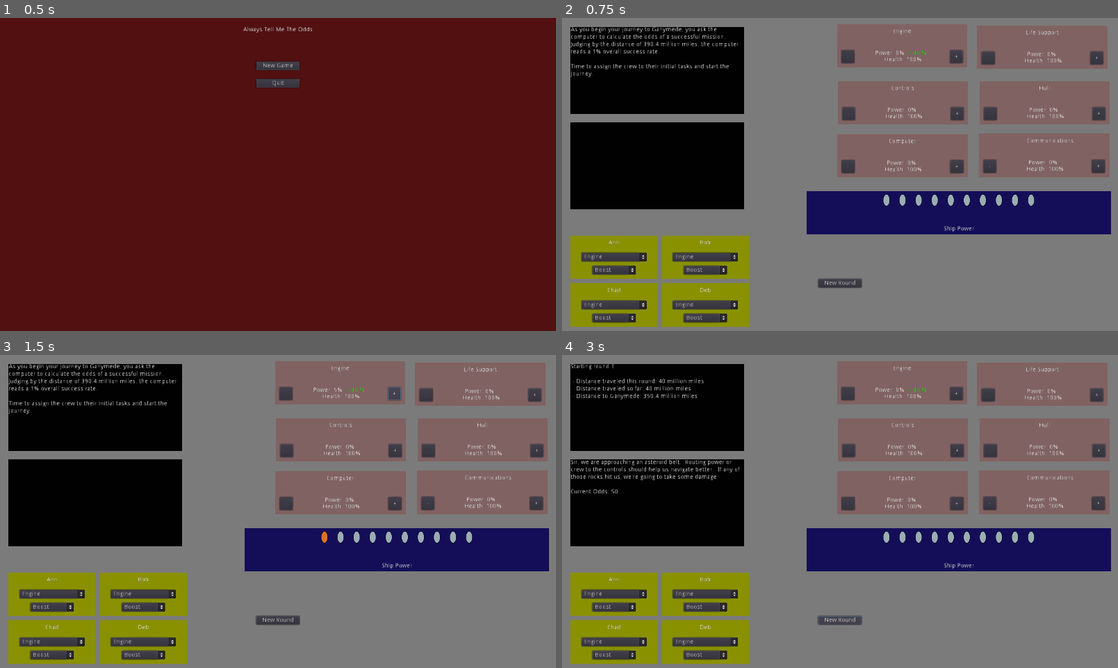
Above: before the commit, frames 1-4 (two rows, left to right).
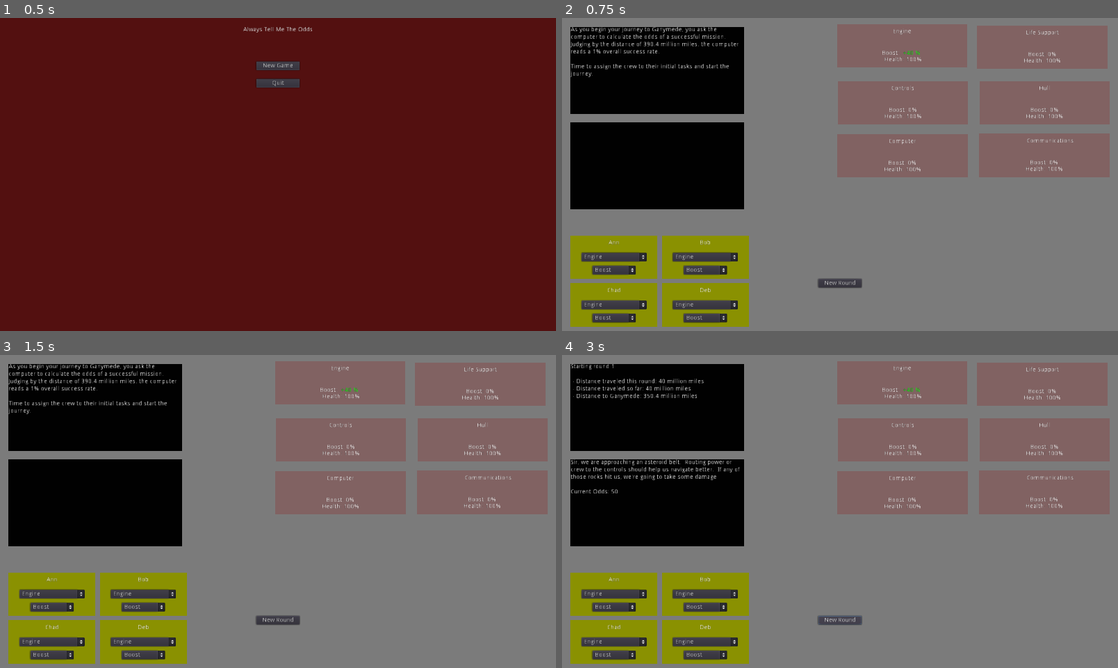
Above: after the commit, the same moments.

Repository: cparlette/alwaystellmetheodds
Game: Godot game, scene res://MainMenu.tscn
Two runs of this game, one before a commit and one after it. Both use one fixed random seed, a clock stepped at 60 frames per second and the inputs below.
Inputs (mouse positions are in pixels of both pictures, inside the frame that each line leads up to):
- Up to frame 1 (0.5 s): no input
- Up to frame 2 (0.75 s): click "New Game" at 0.5 s
- Up to frame 3 (1.5 s): click (394, 392) at 1.25 s, where only the run before the commit has a clickable "+"
- Up to frame 4 (3 s): click (845, 392) at 2 s, where only the run before the commit has a clickable "-"; click "New Round" at 2.75 s

Frame 1 is identical in both runs. In frame 2, 9.3% of the frame differs, in the area x 44-99%, y 10-70%; in frame 3, 9.3%; in frame 4, 9.3%.

Commit message:
Removed ship power and just use crew assignments for power

Diff:
--- a/Game.gd
+++ b/Game.gd
@@ -14,12 +14,11 @@
 func _ready():
 	rng.randomize()
 	for child in $Modules.get_children():
-		child.connect("module_change", self, "updatePower")
 		child.connect("game_over", self, "gameOver")
 	for person in $Crew.get_children():
 		person.connect("crew_AssignmentChanged", self, "newCrewModuleAssigned")
 	newCrewModuleAssigned()
-	updatePower()
+	#updatePower()
 	var initialText = "As you begin your journey to " + globals.destinationMoon
 	initialText += ", you ask the computer to calculate the odds of a successful mission.  Judging by the distance of " + str(globals.destinationTotalDistance)
 	initialText += " million miles, the computer reads a 1% overall success rate.\n\n"
@@ -30,11 +29,6 @@
 func _input(event):
 	if event.is_action_pressed("ui_cancel"):
 		get_tree().change_scene("MainMenu.tscn")
-
-func updatePower():
-	$ShipPower.refreshPowerIndicators()
-	distanceThisRound = $Modules/Engine.power + $Modules/Engine.bonus
-	updateEventOutput()
 
 
 func _on_NewRoundButton_pressed():
@@ -81,7 +75,7 @@
 		var newEventText = currentEvent['text'] + "\n\n"
 		currentEventOdds = currentEvent['startingOdds']
 		var helpingModule = $Modules.get_child(currentEvent['helpingModule'])
-		currentEventOdds += (helpingModule.power + helpingModule.bonus)
+		currentEventOdds += helpingModule.boost
 		newEventText += "Current Odds: " + str(currentEventOdds)
 		$EventOutput/OutputText.text = newEventText
 
@@ -92,14 +86,20 @@
 
 func newCrewModuleAssigned():
 	for module in $Modules.get_children():
-		module.bonus = 0
+		module.boost = 0
 		module.repair = 0
 	for person in $Crew.get_children():
 		var changedModule = $Modules.get_child(person.moduleAssigned)
 		if person.taskAssigned == 0:
-			changedModule.bonus += 10
+			changedModule.boost += 10
 		elif person.taskAssigned == 1:
 			changedModule.repair += 10
 	for module in $Modules.get_children():
 		module.updateModuleUI()
+	calculateDistanceThisRound()
 	updateEventOutput()
+
+
+func calculateDistanceThisRound():
+	distanceThisRound = 0
+	distanceThisRound += $Modules/Engine.boost
--- a/Game.tscn
+++ b/Game.tscn
@@ -1,8 +1,7 @@
-[gd_scene load_steps=5 format=2]
+[gd_scene load_steps=4 format=2]
 
 [ext_resource path="res://Game.gd" type="Script" id=1]
 [ext_resource path="res://Module.tscn" type="PackedScene" id=2]
-[ext_resource path="res://ShipPower.tscn" type="PackedScene" id=3]
 [ext_resource path="res://Crew.tscn" type="PackedScene" id=4]
 
 [node name="Game" type="Node2D"]
@@ -92,12 +91,6 @@
 rect_min_size = Vector2( 200, 100 )
 crewNameInput = 3
 
-[node name="ShipPower" parent="." instance=ExtResource( 3 )]
-margin_left = 563.582
-margin_top = 397.923
-margin_right = 1263.58
-margin_bottom = 497.923
-
 [node name="NewRoundButton" type="Button" parent="."]
 margin_left = 590.0
 margin_top = 600.0
--- a/Module.gd
+++ b/Module.gd
@@ -1,14 +1,12 @@
 extends Control
 
 export(globals.MODULE_TYPE) var type
-var power = 0
 var moduleName = ""
 var changeAmount = 5
 var health = 100
-var bonus = 0
+var boost = 0
 var repair = 0
 
-signal module_change
 signal game_over
 
 # Called when the node enters the scene tree for the first time.
@@ -29,11 +27,11 @@
 	updateModuleUI()
 
 func updateModuleUI():
-	var newText = "[center]Power: " + str(power) + "% "
-	if bonus > 0:
-		newText += "[color=lime] + " + str(bonus) + " %[/color] \n "
+	var newText = "[center]Boost: "
+	if boost == 0:
+		newText += "0%\n"
 	else:
-		newText += "\n "
+		newText += "[color=lime] +" + str(boost) + " %[/color] \n "
 	newText += "Health: " + str(health) + "%"
 	if repair > 0 and health < 100:
 		if repair + health >= 100:
@@ -43,19 +41,6 @@
 	newText += "[/center]"
 	$PercentLabel.bbcode_text = newText
 
-func _on_Plus_pressed():
-	if globals.shipPowerCurrent < globals.shipPowerMax:
-		power += changeAmount
-		globals.shipPowerCurrent += 1
-		updateModuleUI()
-		emit_signal("module_change")
-
-func _on_Minus_pressed():
-	if power >= changeAmount and globals.shipPowerCurrent > 0:
-		power -= changeAmount
-		globals.shipPowerCurrent -= 1
-		updateModuleUI()
-		emit_signal("module_change")
 
 func causeDamage(damageAmount):
 	health -= damageAmount
--- a/Module.tscn
+++ b/Module.tscn
@@ -18,20 +18,6 @@
 "_edit_use_anchors_": false
 }
 
-[node name="Plus" type="Button" parent="."]
-margin_left = 260.0
-margin_top = 60.0
-margin_right = 290.0
-margin_bottom = 90.0
-text = "+"
-
-[node name="Minus" type="Button" parent="."]
-margin_left = 10.0
-margin_top = 60.0
-margin_right = 40.0
-margin_bottom = 90.0
-text = "-"
-
 [node name="NameLabel" type="Label" parent="."]
 margin_left = 110.0
 margin_top = 10.0
@@ -49,10 +35,11 @@
 margin_right = 250.0
 margin_bottom = 88.0
 bbcode_enabled = true
-bbcode_text = "Power: 0%
+bbcode_text = "Boost: 0%
 Health: 100%"
-text = "Power: 0%
+text = "Boost: 0%
 Health: 100%"
 scroll_active = false
-[connection signal="pressed" from="Plus" to="." method="_on_Plus_pressed"]
-[connection signal="pressed" from="Minus" to="." method="_on_Minus_pressed"]
+__meta__ = {
+"_edit_use_anchors_": false
+}
